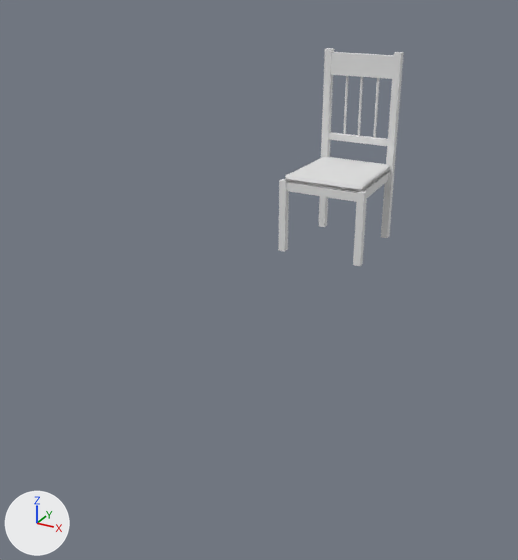
Before and after pictures for a commit that changed the Blender file table_and_chairs.blend.
Both versions are drawn from a camera (50 mm lens) standing at (1.28, -2.56, 1.68) and looking at (-0.22, 0.16, 0.32). Lighting does not change. The marker at lower left points along +X, +Y and +Z. The same objects are shown in both versions, whatever each file hides.

Objects in the first picture: 'Chair'.
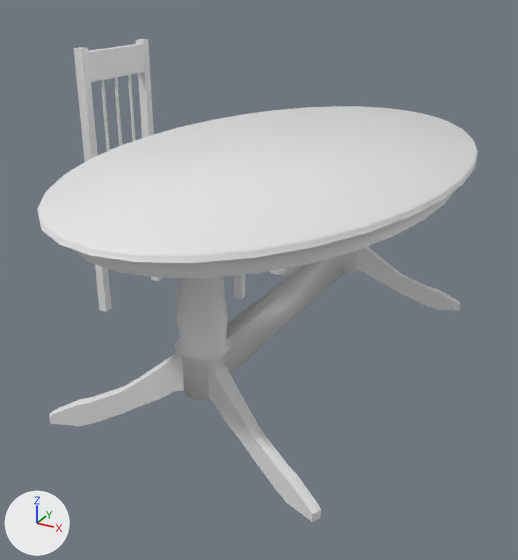
Location of each change, (x1, y1, x2, y2) in pixels of the pictures (518 x 560 px; the box of a moved part takes in the faces that stretch with it):
'Oval Table', added: after (37, 106, 478, 400)
'Chair', reshaped, moved, turned: before (278, 48, 404, 266); after (74, 39, 245, 312)
'Oval Table.001', added: after (49, 246, 460, 522)
part 1 of me_cube_001, moved or reshaped (not visible afterwards): before (285, 157, 389, 193)
part 2 of me_cube_001, moved or reshaped: before (331, 52, 394, 79); after (88, 44, 144, 82)
part 3 of me_cube_001, moved or reshaped (not visible afterwards): before (328, 132, 388, 146)
part 4 of me_cube_001, moved or reshaped: before (357, 77, 363, 136); after (114, 77, 122, 146)
part 5 of me_cube_001, moved or reshaped: before (373, 78, 380, 138); after (128, 75, 136, 141)
part 6 of me_cube_001, moved or reshaped: before (343, 76, 348, 135); after (101, 80, 110, 151)
part 7 of me_cube_001, moved or reshaped (not visible afterwards): before (286, 172, 389, 202)
part 8 of me_cube_001, moved or reshaped: before (278, 179, 367, 266); after (234, 275, 245, 299)
part 9 of me_cube_001, moved or reshaped: before (319, 48, 404, 238); after (74, 39, 162, 312)

Diff of the bpy script that builds the scene:
```diff
--- a/table_and_chairs.blend.py
+++ b/table_and_chairs.blend.py
@@ me_cube_001 @@
 me_cube_001.from_pydata(...)  # 268 vertices, 168 faces; spans x -1.6..1.5, y -1.6..1.7, z -21.1..38.0
 # used by ob_chair; location = (-0.404, 1.562, 0.427); scale = (0.178, 0.178, 0.0201)
 # before: 33 (-1.6, -1.6, 1.8), 35 (-1.6, -1.4, 1.8), 37 (-1.3, -1.6, 1.8), 39 (-1.3, -1.4, 1.8), 41 (1.3, -1.6, 1.8)
 # before: 43 (1.3, -1.4, 1.8), 45 (1.5, -1.6, 1.8), 47 (1.5, -1.4, 1.8)
 # before: 49 (1.2, 1.4, 38.0), 51 (1.2, 1.7, 38.0), 53 (1.4, 1.4, 38.0), 55 (1.4, 1.7, 38.0), 57 (-1.4, 1.4, 38.0)
 # before: 59 (-1.4, 1.7, 38.0), 61 (-1.2, 1.4, 38.0), 63 (-1.2, 1.7, 38.0)
+# me_cube_001 part 1: the loose piece of 32 vertices spanning x -1.4..1.4, y -1.5..1.5, z 1.3..3.6 is moved by (0.0, 0.0, 5.0)
+# me_cube_001 part 2: the loose piece of 8 vertices spanning x -1.2..1.2, y 1.5..1.7, z 30.3..37.0 is moved by (0.0, 0.0, 6.9)
+# me_cube_001 part 3: the loose piece of 8 vertices spanning x -1.1..1.2, y 1.5..1.7, z 9.5..11.5 is moved by (0.0, 0.0, 6.9)
+# me_cube_001 part 4: the loose piece of 60 vertices spanning x 0.0, y 1.5..1.6, z 11.5..30.3 is moved by (0.0, 0.0, 6.9)
+# me_cube_001 part 5: the loose piece of 60 vertices spanning x 0.6..0.7, y 1.5..1.6, z 11.5..30.3 is moved by (0.0, 0.0, 6.9)
+# me_cube_001 part 6: the loose piece of 60 vertices spanning x -0.6..-0.5, y 1.5..1.6, z 11.5..30.3 is moved by (0.0, 0.0, 6.9)
+# me_cube_001 part 7: the loose piece of 8 vertices spanning x -1.4..1.4, y -1.6..1.6, z -1.3..1.3 is moved by (0.0, 0.0, 5.0)
+# me_cube_001 part 8
+for i in [33, 35, 37, 39, 41, 43, 45, 47]: me_cube_001.vertices[i].co += Vector((0.0, 0.0, 5.0))
+# me_cube_001 part 9
+for i in [49, 51, 53, 55, 57, 59, 61, 63]: me_cube_001.vertices[i].co += Vector((0.0, 0.0, 6.9))
@@ me_circle @@
+me_circle.from_pydata(...)  # 544 vertices, 449 faces; spans x -0.71..0.71, y -1.18..1.18, z -0.47..0.26
+me_circle.polygons.foreach_set('use_smooth', [True] * 449)
@@ me_circle_003 @@
+me_circle_003.from_pydata(...)  # 216 vertices, 204 faces; spans x -0.57..0.57, y -0.9..0.9, z -0.67..-0.33
@@ ob_chair @@
 ob_chair = bpy.data.objects.new('Chair', me_cube_001)
-ob_chair.location = (-0.404, 1.562, 0.427)
+ob_chair.location = (-0.817, 0.294, 0.427)
+ob_chair.rotation_euler = (0.0, 0.0, 1.571)  # degrees (0, 0, 90)
 ob_chair.scale = (0.178, 0.178, 0.0201)
@@ ob_oval_table @@
+ob_oval_table = bpy.data.objects.new('Oval Table', me_circle)
+ob_oval_table.location = (0.0, 0.0, 0.716)
@@ ob_oval_table_001 @@
+ob_oval_table_001 = bpy.data.objects.new('Oval Table.001', me_circle_003)
+ob_oval_table_001.location = (0.0, 0.0, 0.716)
```
